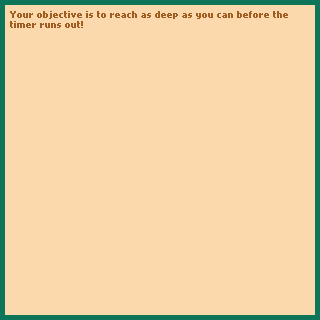
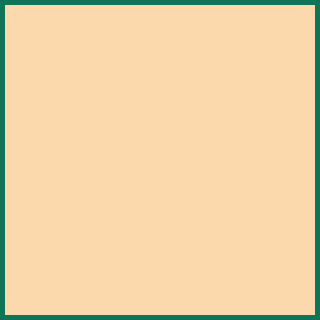
Comparing the layer stacks of the two 320×320 images. Changes:
removed layer "Your objective is to reach as ..." over [10,11,288,28]
